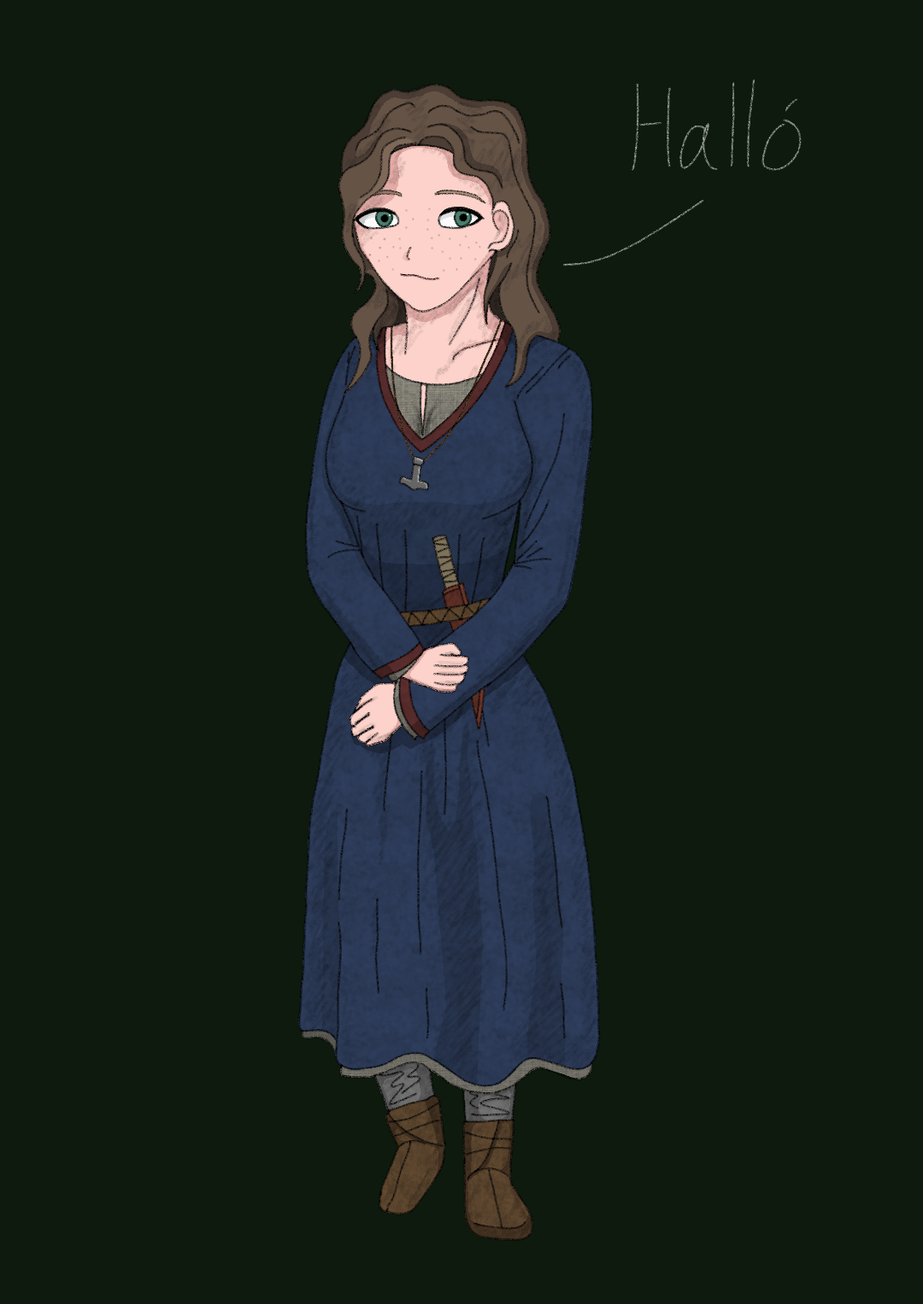
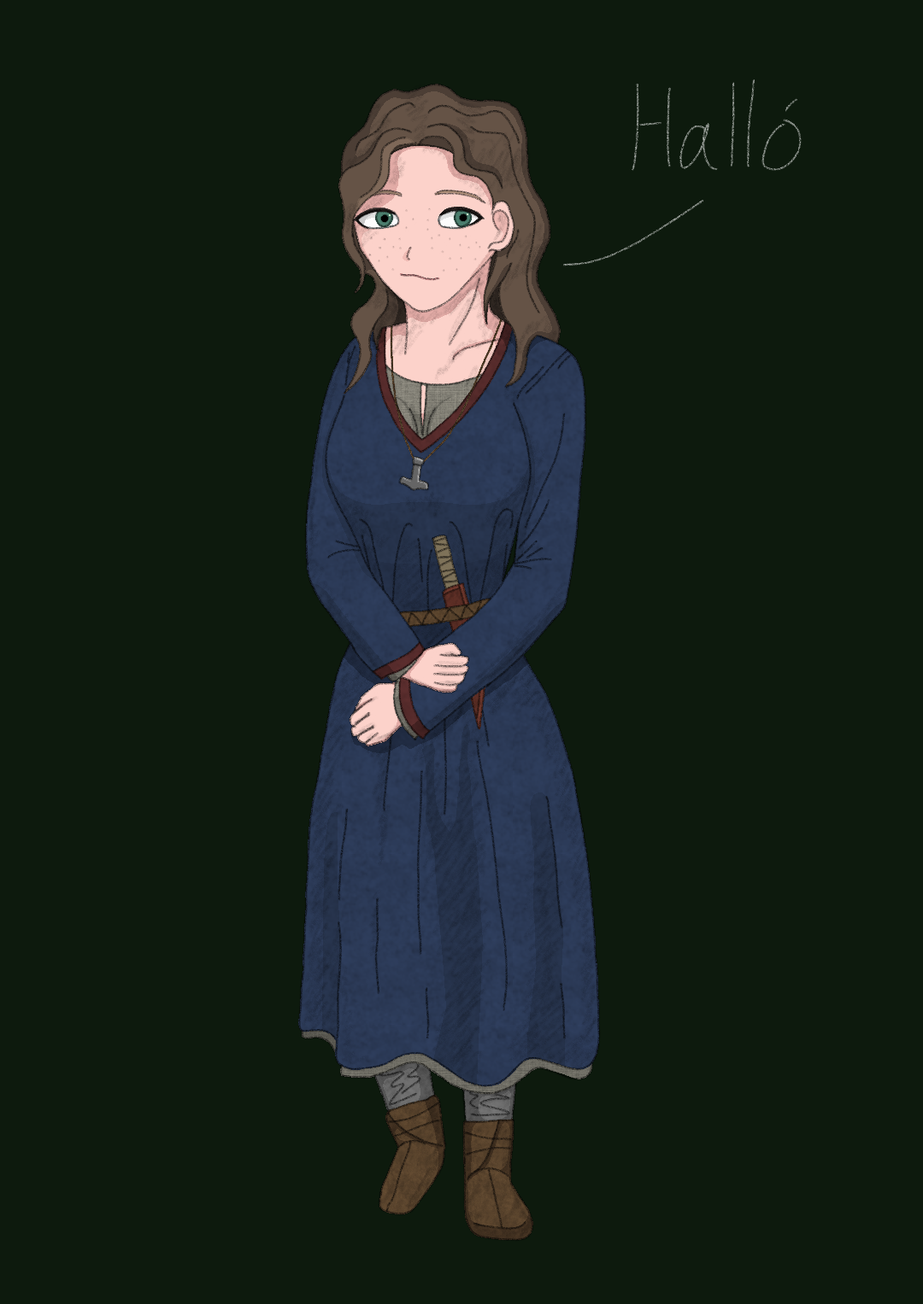
Revision of a layered 923 × 1304 image; what changed, layer by layer:
painted on "texture" over [503, 342, 592, 607]
painted on "color" over [324, 336, 592, 613]
removed layer "background copy" over [298, 83, 600, 1241]
showed "background", painted on it over [298, 83, 600, 1241]
